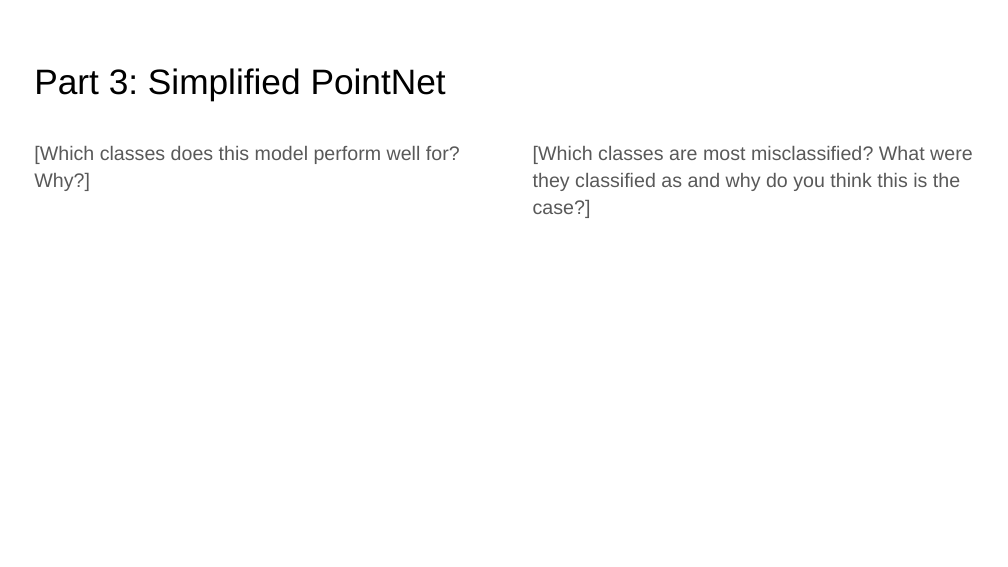
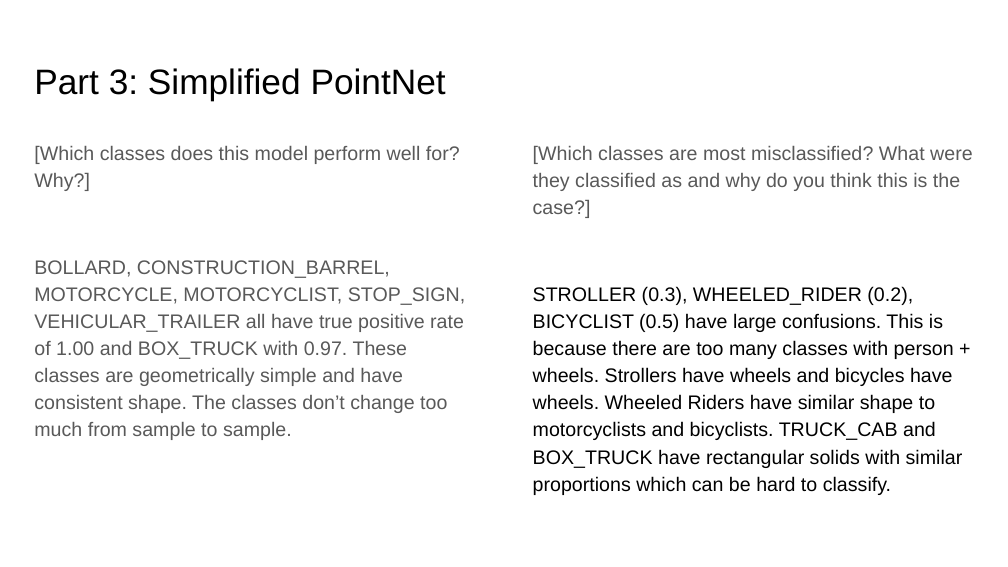
Before and after one commit to anirudh-arunkumar/ComputerVision, a slide deck: slide 5 of project-5-main/docs/proj5_template.pptx. Drawn at 1008x567 pixels with LibreOffice and Linux fonts; fonts in the diff are those of the drawing. Boxes give left, top, right and bottom in pixels: in the first picture for what was removed or moved away, otherwise in the second. Text is boxed around its words. In the diff, an @@ line names an element or a change of style, - is before the commit and + after.

```diff
--- a/project-5-main/docs/proj5_template.pptx
+++ b/project-5-main/docs/proj5_template.pptx
@@ text at box(34, 260, 465, 440): paragraph added @@
+BOLLARD, CONSTRUCTION_BARREL, MOTORCYCLE, MOTORCYCLIST, STOP_SIGN, VEHICULAR_TRAILER all have true positive rate of 1.00 and BOX_TRUCK with 0.97. These classes are geometrically simple and have consistent shape. The classes don’t change too much from sample to sample.
@@ text at box(533, 286, 963, 495): paragraph added @@
+STROLLER (0.3), WHEELED_RIDER (0.2), BICYCLIST (0.5) have large confusions. This is because there are too many classes with person + wheels. Strollers have wheels and bicycles have wheels. Wheeled Riders have similar shape to motorcyclists and bicyclists. TRUCK_CAB and BOX_TRUCK have rectangular solids with similar proportions which can be hard to classify.
```
Also in this commit, not shown: 5 other slides changed, 18 other files.
